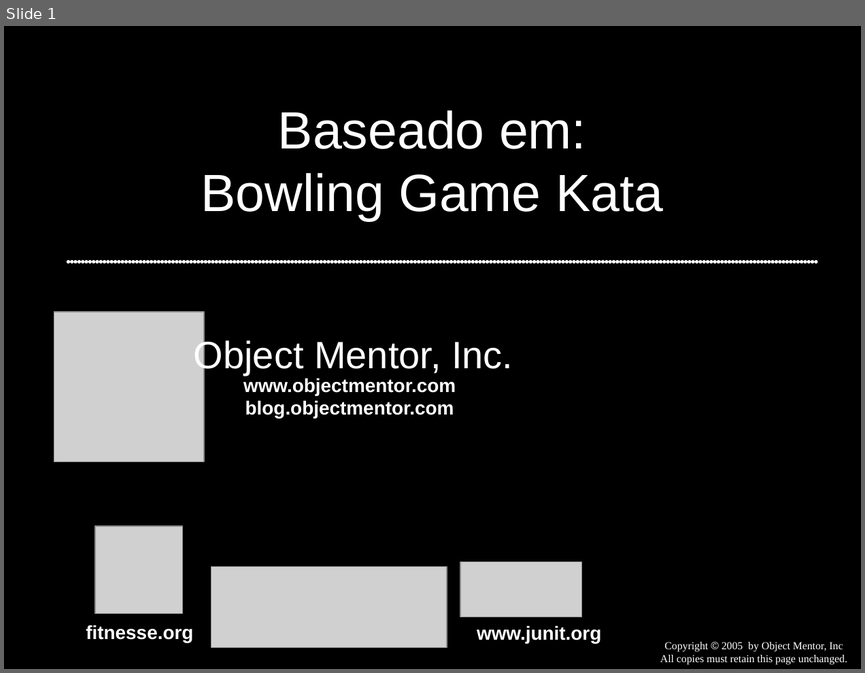
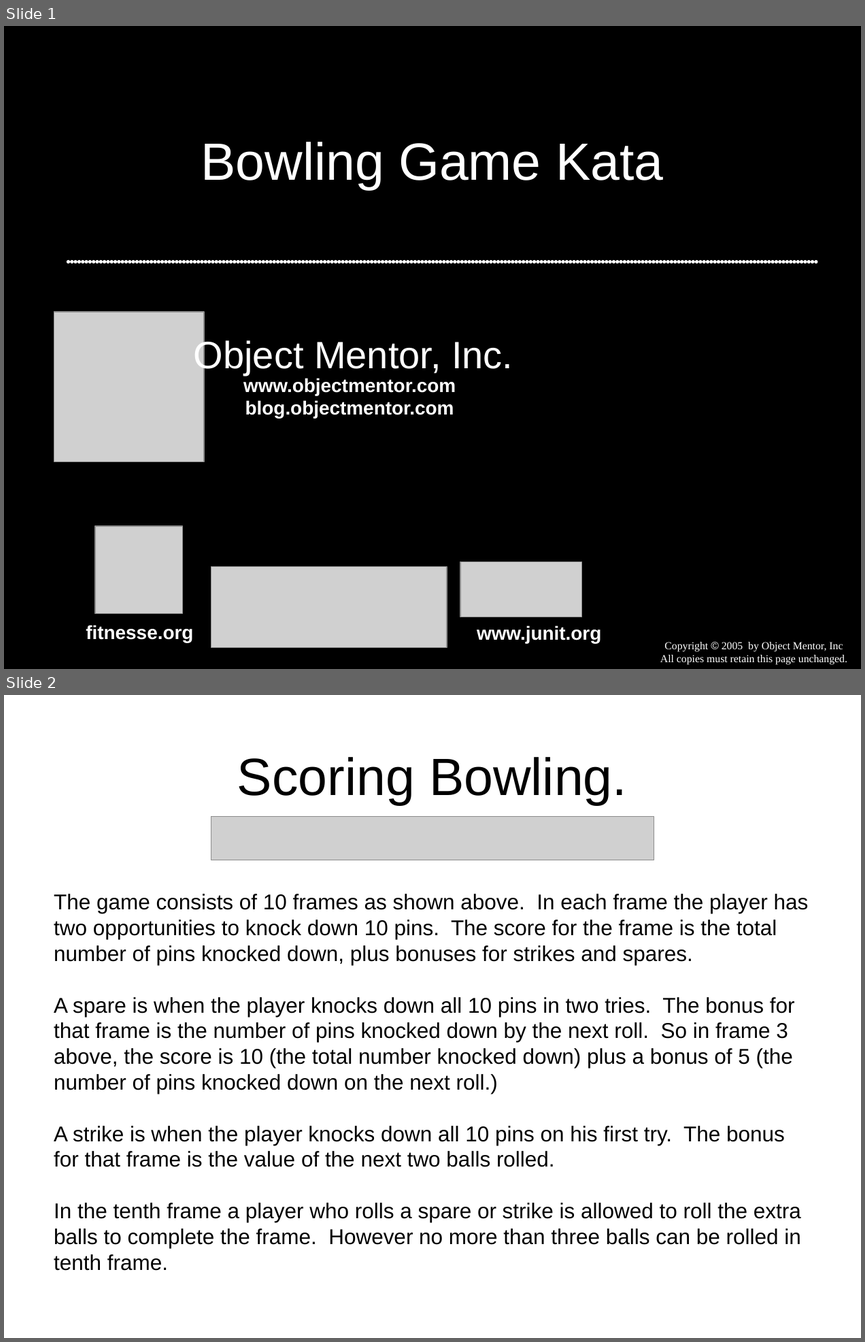
Before and after one commit to dojovale/Coding-Dojo---Bowling-Kata---06-01-2011, a slide deck: presentation/Bowling Game Kata.ppt. Shown one above the other, each under a label of ours: slide 1 before the commit, slides 1 and 2 after it. The pictures are 865x673 and 865x1342 pixels, drawn with LibreOffice and Linux fonts; fonts in the diff are those of the drawing; grey boxes stand for pictures. Boxes give left, top, right and bottom in pixels: in the first picture for what was removed or moved away, otherwise in the second. Text is boxed around its words. In the diff, an @@ line names an element or a change of style, - is before the commit and + after.

Commit message:
inclusao de apresentacao de bowling game original

```diff
--- a/presentation/Bowling Game Kata.ppt
+++ b/presentation/Bowling Game Kata.ppt
@@ slide 2 added at [4, 695, 861, 1338], background #FFFFFF @@
@@ title added at [237, 757, 627, 805], 44 pt, text #000000 @@
+Scoring Bowling.
@@ picture added at [211, 817, 654, 860] @@
@@ text added at [54, 894, 808, 1270], 18 pt, text #000000 @@
+The game consists of 10 frames as shown above. In each frame the player has
+two opportunities to knock down 10 pins. The score for the frame is the total
+number of pins knocked down, plus bonuses for strikes and spares.
+A spare is when the player knocks down all 10 pins in two tries. The bonus for
+that frame is the number of pins knocked down by the next roll. So in frame 3
+above, the score is 10 (the total number knocked down) plus a bonus of 5 (the
+number of pins knocked down on the next roll.)
+A strike is when the player knocks down all 10 pins on his first try. The bonus
+for that frame is the value of the next two balls rolled.
+In the tenth frame a player who rolls a spare or strike is allowed to roll the extra
+balls to complete the frame. However no more than three balls can be rolled in
+tenth frame.
@@ slide 1 changed as well @@
@@ title at [201, 142, 663, 190]: text changed @@
-Baseado em:
-Bowling Game Kata
+Bowling Game Kata
```
Also in this commit, not shown: 51 other slides added, 7 slides removed.
